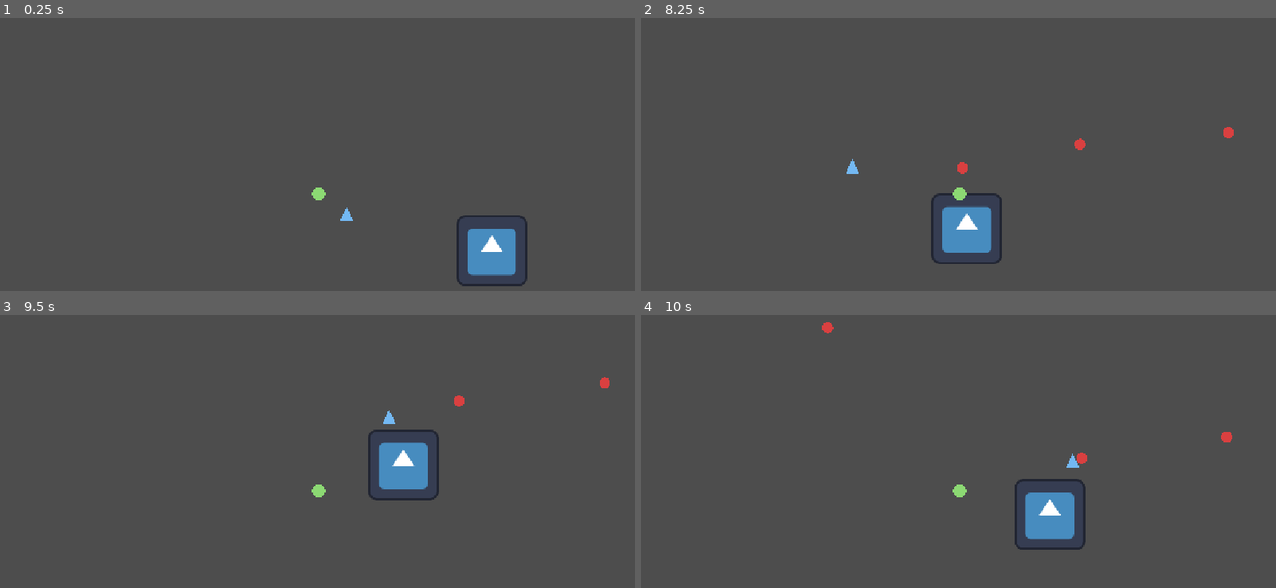
Above: before the commit, frames 1-4 (two rows, left to right).
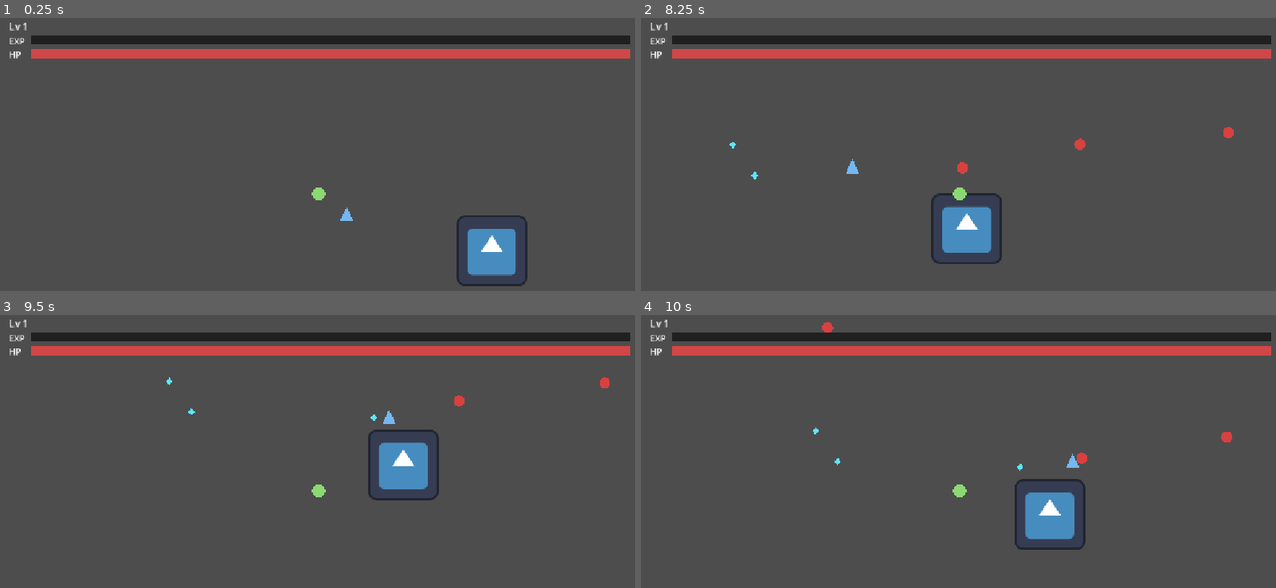
Above: after the commit, the same moments.

Repository: showner0415/necro-sts
Game: Godot game, scene res://main.tscn
The game is run twice, just before and just after one commit, with the same random seed, the same clock (stepped at 60 frames per second) and the same inputs. The engine's default icon, where the game draws it, is replaced by a stand-in: a white triangle on a blue panel in a dark square.
Inputs:
- Up to frame 1 (0.25 s): no input
- Up to frame 2 (8.25 s): tap Enter at 0.5 s; hold D (move_right) 0.53-1.28 s; hold S (move_down) 1.28-2.03 s; hold D (move_right) 2.03-2.78 s; hold W (move_up) 2.78-3.53 s; hold A (move_left) 3.53-5.03 s; hold S (move_down) 5.03-5.78 s; hold D (move_right) 5.78-6.53 s; hold W (move_up) 6.53-7.28 s; hold D (move_right) 7.28-8.03 s; hold S (move_down) from 8.03 s (still down)
- Up to frame 3 (9.5 s): release S (move_down) at 8.78 s; hold A (move_left) from 8.78 s (still down)
- Up to frame 4 (10 s): release A (move_left) at 9.53 s; hold W (move_up) from 9.53 s (still down)

The runs differ from the first frame. In frame 1, 6.4% of the frame differs, in the area x 1-100%, y 1-15%; in frame 2, 6.5%; in frame 3, 6.5%, in the area x 1-100%, y 1-39%; in frame 4, 6.5%.

Commit message:
경험치까지 구현

Diff:
--- a/Enemy/enemy.gd
+++ b/Enemy/enemy.gd
@@ -80,11 +80,20 @@
 		if not is_instance_valid(node) or not node is Node2D:
 			continue
 		var body: Node2D = node as Node2D
+		if _is_downed(body):
+			continue
 		var dist_sq: float = global_position.distance_squared_to(body.global_position)
 		if nearest == null or dist_sq < nearest_dist_sq:
 			nearest = body
 			nearest_dist_sq = dist_sq
 	return nearest
+
+
+func _is_downed(body: Node) -> bool:
+	var current: Variant = body.get("hp")
+	if current == null:
+		return false
+	return float(current) <= 0.0
 
 
 func _apply_contact(target: Node2D, delta: float) -> void:
--- a/Enemy/enemy_spawner.gd
+++ b/Enemy/enemy_spawner.gd
@@ -28,6 +28,9 @@
 	get_tree().current_scene.add_child(enemy)
 	if enemy is Node2D:
 		(enemy as Node2D).global_position = _spawn_position()
+	var dropper: Node = get_tree().get_first_node_in_group("loot_dropper")
+	if dropper != null and dropper.has_method("watch_enemy"):
+		dropper.watch_enemy(enemy)
 
 
 func _spawn_position() -> Vector2:
--- /dev/null
+++ b/experience/experience.gd
@@ -0,0 +1,58 @@
+extends Node
+
+signal level_up(new_level: int)
+signal xp_changed(current: float, required: float, level: int)
+
+@export var base_xp: float = 10.0
+@export var xp_growth: float = 1.5
+@export var xp_multiplier: float = 1.0
+
+var level: int = 1
+var xp: float = 0.0
+
+
+func _ready() -> void:
+	add_to_group("experience")
+
+
+func xp_to_next_level() -> float:
+	var growth: float = maxf(xp_growth, 1.0)
+	var required: float = base_xp * pow(growth, float(level - 1))
+	return maxf(required, 1.0)
+
+
+func add_xp(amount: float) -> void:
+	if amount <= 0.0:
+		return
+	xp += amount * xp_multiplier
+	_apply_level_ups()
+	xp_changed.emit(xp, xp_to_next_level(), level)
+
+
+func fill_to_next_level() -> void:
+	var required: float = xp_to_next_level()
+	if xp < required:
+		xp = required
+	_apply_level_ups()
+	xp_changed.emit(xp, xp_to_next_level(), level)
+
+
+func _unhandled_input(event: InputEvent) -> void:
+	if not event is InputEventKey:
+		return
+	var key: InputEventKey = event as InputEventKey
+	if not key.pressed or key.echo:
+		return
+	if key.keycode != KEY_F1:
+		return
+	fill_to_next_level()
+	get_viewport().set_input_as_handled()
+
+
+func _apply_level_ups() -> void:
+	var required: float = xp_to_next_level()
+	while xp >= required:
+		xp -= required
+		level += 1
+		level_up.emit(level)
+		required = xp_to_next_level()
--- /dev/null
+++ b/hud/hud.gd
@@ -0,0 +1,77 @@
+extends CanvasLayer
+
+var _level_label: Label
+var _xp_bar: ProgressBar
+var _hp_bar: ProgressBar
+
+
+func _ready() -> void:
+	layer = 10
+	var root := Control.new()
+	root.set_anchors_and_offsets_preset(Control.PRESET_FULL_RECT)
+	root.mouse_filter = Control.MOUSE_FILTER_IGNORE
+	add_child(root)
+
+	_level_label = Label.new()
+	_level_label.position = Vector2(16, 8)
+	_level_label.text = "Lv 1"
+	_level_label.mouse_filter = Control.MOUSE_FILTER_IGNORE
+	_level_label.add_theme_font_size_override("font_size", 18)
+	root.add_child(_level_label)
+
+	_xp_bar = _make_bar(root, "EXP", 36.0, Color(0.25, 0.72, 0.95))
+	_hp_bar = _make_bar(root, "HP", 60.0, Color(0.82, 0.28, 0.28))
+
+
+func _process(_delta: float) -> void:
+	var bar_width: float = get_viewport().get_visible_rect().size.x - 68.0
+	_xp_bar.size.x = maxf(bar_width, 40.0)
+	_hp_bar.size.x = maxf(bar_width, 40.0)
+	_refresh_health()
+	_refresh_xp()
+
+
+func _make_bar(parent: Control, title: String, top: float, fill_color: Color) -> ProgressBar:
+	var caption := Label.new()
+	caption.text = title
+	caption.position = Vector2(16, top)
+	caption.mouse_filter = Control.MOUSE_FILTER_IGNORE
+	parent.add_child(caption)
+
+	var bar := ProgressBar.new()
+	bar.min_value = 0.0
+	bar.max_value = 1.0
+	bar.value = 0.0
+	bar.show_percentage = false
+	bar.position = Vector2(56, top + 2.0)
+	bar.size = Vector2(280, 16)
+	bar.mouse_filter = Control.MOUSE_FILTER_IGNORE
+	var background := StyleBoxFlat.new()
+	background.bg_color = Color(0.05, 0.05, 0.05, 0.7)
+	var fill := StyleBoxFlat.new()
+	fill.bg_color = fill_color
+	bar.add_theme_stylebox_override("background", background)
+	bar.add_theme_stylebox_override("fill", fill)
+	parent.add_child(bar)
+	return bar
+
+
+func _refresh_health() -> void:
+	var player: Node = get_tree().get_first_node_in_group("player")
+	if player == null:
+		return
+	var max_hp: float = maxf(float(player.get("max_hp")), 1.0)
+	_hp_bar.max_value = max_hp
+	_hp_bar.value = float(player.get("hp"))
+
+
+func _refresh_xp() -> void:
+	var experience: Node = get_tree().get_first_node_in_group("experience")
+	if experience == null or not experience.has_method("xp_to_next_level"):
+		return
+	var current_level: int = int(experience.get("level"))
+	var current_xp: float = float(experience.get("xp"))
+	var required: float = float(experience.call("xp_to_next_level"))
+	_level_label.text = "Lv %d" % current_level
+	_xp_bar.max_value = required
+	_xp_bar.value = current_xp
--- /dev/null
+++ b/loot/loot_dropper.gd
@@ -0,0 +1,25 @@
+extends Node
+
+@export var xp_gem_scene: PackedScene
+
+
+func _ready() -> void:
+	add_to_group("loot_dropper")
+
+
+func watch_enemy(enemy: Node) -> void:
+	if enemy.has_signal("died") and not enemy.died.is_connected(_on_enemy_died):
+		enemy.died.connect(_on_enemy_died)
+
+
+func _on_enemy_died(drop_position: Vector2) -> void:
+	_spawn_xp_gem(drop_position)
+
+
+func _spawn_xp_gem(drop_position: Vector2) -> void:
+	if xp_gem_scene == null:
+		return
+	var gem: Node = xp_gem_scene.instantiate()
+	get_tree().current_scene.add_child(gem)
+	if gem is Node2D:
+		(gem as Node2D).global_position = drop_position
--- a/main.tscn
+++ b/main.tscn
@@ -5,6 +5,15 @@
 [ext_resource type="Script" uid="uid://bdliqlful7qf8" path="res://Enemy/enemy_spawner.gd" id="3_1bvp3"]
 [ext_resource type="PackedScene" uid="uid://b2disbei4bdj5" path="res://Enemy/enemy.tscn" id="4_lquwl"]
 [ext_resource type="PackedScene" uid="uid://d3ya3xc8f13cu" path="res://undead/undead.tscn" id="5_lquwl"]
+[ext_resource type="Script" uid="uid://ja2yirqdoa02" path="res://experience/experience.gd" id="6_272bh"]
+[ext_resource type="Script" uid="uid://d3o1gucrequct" path="res://hud/hud.gd" id="7_5vw27"]
+[ext_resource type="Script" uid="uid://dou3jo4o7j0xq" path="res://loot/loot_dropper.gd" id="7_kek77"]
+[ext_resource type="PackedScene" uid="uid://c8q0hq4v4hypj" path="res://pickup/xp_gem.tscn" id="8_4c57u"]
+[ext_resource type="Script" uid="uid://cmcvkme3v0hq8" path="res://piece/piece_select.gd" id="10_w48qg"]
+[ext_resource type="Script" uid="uid://ce6cieuisq7l4" path="res://piece/piece_data.gd" id="11_vivmo"]
+[ext_resource type="Resource" path="res://piece/bone_spear.tres" id="12_2cqfq"]
+[ext_resource type="Resource" path="res://piece/flesh_guard.tres" id="13_yaehf"]
+[ext_resource type="Resource" path="res://piece/spirit_blade.tres" id="14_074og"]
 
 [node name="Node2D" type="Node2D" unique_id=2042237424]
 
@@ -21,3 +30,18 @@
 
 [node name="Undead" parent="." unique_id=56811825 instance=ExtResource("5_lquwl")]
 position = Vector2(527, 291)
+
+[node name="experience" type="Node" parent="." unique_id=9922715]
+script = ExtResource("6_272bh")
+
+[node name="LootDropper" type="Node" parent="." unique_id=100313617]
+script = ExtResource("7_kek77")
+xp_gem_scene = ExtResource("8_4c57u")
+
+[node name="CanvasLayer" type="CanvasLayer" parent="." unique_id=449921293]
+script = ExtResource("7_5vw27")
+
+[node name="piece_select" type="CanvasLayer" parent="." unique_id=1461638474]
+script = ExtResource("10_w48qg")
+pieces = Array[ExtResource("11_vivmo")]([ExtResource("12_2cqfq"), ExtResource("13_yaehf"), ExtResource("14_074og")])
+undead_scene = ExtResource("5_lquwl")
--- /dev/null
+++ b/pickup/pickup.gd
@@ -0,0 +1,33 @@
+extends Node2D
+class_name Pickup
+
+@export var attract_radius: float = 90.0
+@export var attract_speed: float = 320.0
+@export var collect_radius: float = 18.0
+
+var _player: Node2D = null
+var _attracted: bool = false
+
+
+func _physics_process(delta: float) -> void:
+	if not is_instance_valid(_player):
+		var found: Node = get_tree().get_first_node_in_group("player")
+		_player = found as Node2D
+	if _player == null:
+		return
+	var offset: Vector2 = _player.global_position - global_position
+	var dist_sq: float = offset.length_squared()
+	if dist_sq <= attract_radius * attract_radius:
+		_attracted = true
+	if not _attracted:
+		return
+	if dist_sq <= collect_radius * collect_radius:
+		_collect()
+		queue_free()
+		return
+	if dist_sq > 0.001:
+		global_position += offset.normalized() * attract_speed * delta
+
+
+func _collect() -> void:
+	pass
--- /dev/null
+++ b/pickup/xp_gem.gd
@@ -0,0 +1,18 @@
+extends Pickup
+
+@export var xp_value: float = 1.0
+
+
+func _collect() -> void:
+	var experience: Node = get_tree().get_first_node_in_group("experience")
+	if experience != null and experience.has_method("add_xp"):
+		experience.add_xp(xp_value)
+
+
+func _draw() -> void:
+	draw_colored_polygon(PackedVector2Array([
+		Vector2(0, -7),
+		Vector2(6, 0),
+		Vector2(0, 7),
+		Vector2(-6, 0),
+	]), Color(0.35, 0.9, 1.0))
--- /dev/null
+++ b/pickup/xp_gem.tscn
@@ -0,0 +1,6 @@
+[gd_scene format=3 uid="uid://c8q0hq4v4hypj"]
+
+[ext_resource type="Script" uid="uid://cevhitnmwly2n" path="res://pickup/xp_gem.gd" id="1_71npi"]
+
+[node name="xp_gem" type="Node2D" unique_id=1971129524]
+script = ExtResource("1_71npi")
--- /dev/null
+++ b/piece/bone_spear.tres
@@ -0,0 +1,15 @@
+[gd_resource type="Resource" script_class="PieceData" load_steps=2 format=3]
+
+[ext_resource type="Script" path="res://piece/piece_data.gd" id="1_data"]
+
+[resource]
+script = ExtResource("1_data")
+id = "bone_spear"
+piece_name = "뼈 창병"
+family = "뼈"
+cells = Array[Vector2i]([Vector2i(0, 0), Vector2i(1, 0), Vector2i(2, 0)])
+max_hp = 45.0
+attack_damage = 28.0
+attack_cooldown = 0.85
+respawn_time = 11.0
+color = Color(0.93, 0.88, 0.7, 1)
--- /dev/null
+++ b/piece/flesh_guard.tres
@@ -0,0 +1,15 @@
+[gd_resource type="Resource" script_class="PieceData" load_steps=2 format=3]
+
+[ext_resource type="Script" path="res://piece/piece_data.gd" id="1_data"]
+
+[resource]
+script = ExtResource("1_data")
+id = "flesh_guard"
+piece_name = "살점 수호"
+family = "살점"
+cells = Array[Vector2i]([Vector2i(0, 0), Vector2i(1, 0), Vector2i(0, 1), Vector2i(1, 1)])
+max_hp = 160.0
+attack_damage = 9.0
+attack_cooldown = 0.5
+respawn_time = 14.0
+color = Color(0.78, 0.26, 0.3, 1)
--- /dev/null
+++ b/piece/piece_data.gd
@@ -0,0 +1,12 @@
+extends Resource
+class_name PieceData
+
+@export var id: String = ""
+@export var piece_name: String = ""
+@export var family: String = ""
+@export var cells: Array[Vector2i] = []
+@export var max_hp: float = 80.0
+@export var attack_damage: float = 15.0
+@export var attack_cooldown: float = 0.45
+@export var respawn_time: float = 8.0
+@export var color: Color = Color(0.45, 0.72, 0.95, 1.0)
--- /dev/null
+++ b/piece/piece_select.gd
@@ -0,0 +1,194 @@
+extends CanvasLayer
+
+@export var pieces: Array[PieceData] = []
+@export var undead_scene: PackedScene
+
+var _pending: int = 0
+var _open: bool = false
+var _remaining_label: Label
+var _card_row: HBoxContainer
+var _font: Font
+
+
+func _ready() -> void:
+	process_mode = Node.PROCESS_MODE_ALWAYS
+	layer = 20
+	var system_font := SystemFont.new()
+	system_font.font_names = PackedStringArray(["Malgun Gothic", "맑은 고딕"])
+	_font = system_font
+	_build_ui()
+	hide()
+	call_deferred("_bind_experience")
+
+
+func _bind_experience() -> void:
+	var experience: Node = get_tree().get_first_node_in_group("experience")
+	if experience == null or not experience.has_signal("level_up"):
+		return
+	if not experience.level_up.is_connected(_on_level_up):
+		experience.level_up.connect(_on_level_up)
+
+
+func _on_level_up(_new_level: int) -> void:
+	if pieces.is_empty() or undead_scene == null:
+		return
+	_pending += 1
+	if _open:
+		_refresh_remaining()
+		return
+	_show_choice()
+
+
+func _show_choice() -> void:
+	_open = true
+	_fill_cards()
+	_refresh_remaining()
+	show()
+	get_tree().paused = true
+
+
+func _refresh_remaining() -> void:
+	_remaining_label.text = "남은 선택 %d" % _pending
+
+
+func _on_piece_pressed(piece: PieceData) -> void:
+	summon_piece(piece)
+	_pending -= 1
+	if _pending > 0:
+		_fill_cards()
+		_refresh_remaining()
+		return
+	_open = false
+	hide()
+	get_tree().paused = false
+
+
+func summon_piece(piece: PieceData) -> void:
+	if piece == null or undead_scene == null:
+		return
+	var undead: Node = undead_scene.instantiate()
+	get_tree().current_scene.add_child(undead)
+	if undead is Node2D:
+		(undead as Node2D).global_position = _summon_position()
+	if undead.has_method("apply_piece"):
+		undead.apply_piece(piece)
+
+
+func _summon_position() -> Vector2:
+	var origin := Vector2.ZERO
+	var player: Node = get_tree().get_first_node_in_group("player")
+	if player is Node2D:
+		origin = (player as Node2D).global_position
+	var count: int = get_tree().get_nodes_in_group("undead").size()
+	return origin + Vector2.from_angle(float(count) * TAU / 6.0) * 72.0
+
+
+func _build_ui() -> void:
+	var root := Control.new()
+	root.set_anchors_and_offsets_preset(Control.PRESET_FULL_RECT)
+	root.mouse_filter = Control.MOUSE_FILTER_IGNORE
+	add_child(root)
+
+	var dim := ColorRect.new()
+	dim.set_anchors_and_offsets_preset(Control.PRESET_FULL_RECT)
+	dim.color = Color(0, 0, 0, 0.55)
+	dim.mouse_filter = Control.MOUSE_FILTER_STOP
+	root.add_child(dim)
+
+	var center := CenterContainer.new()
+	center.set_anchors_and_offsets_preset(Control.PRESET_FULL_RECT)
+	center.mouse_filter = Control.MOUSE_FILTER_IGNORE
+	root.add_child(center)
+
+	var column := VBoxContainer.new()
+	column.add_theme_constant_override("separation", 12)
+	column.alignment = BoxContainer.ALIGNMENT_CENTER
+	center.add_child(column)
+
+	var title := Label.new()
+	title.text = "기물 선택"
+	title.horizontal_alignment = HORIZONTAL_ALIGNMENT_CENTER
+	_apply_font(title)
+	column.add_child(title)
+
+	_remaining_label = Label.new()
+	_remaining_label.horizontal_alignment = HORIZONTAL_ALIGNMENT_CENTER
+	_apply_font(_remaining_label)
+	column.add_child(_remaining_label)
+
+	_card_row = HBoxContainer.new()
+	_card_row.add_theme_constant_override("separation", 16)
+	_card_row.alignment = BoxContainer.ALIGNMENT_CENTER
+	column.add_child(_card_row)
+
+
+func _fill_cards() -> void:
+	for child: Node in _card_row.get_children():
+		_card_row.remove_child(child)
+		child.queue_free()
+	for piece: PieceData in _pick_pieces():
+		_card_row.add_child(_make_card(piece))
+
+
+func _pick_pieces() -> Array[PieceData]:
+	var pool: Array[PieceData] = []
+	for piece: PieceData in pieces:
+		if piece == null or pool.has(piece):
+			continue
+		pool.append(piece)
+	var offer: Array[PieceData] = []
+	var count: int = mini(pool.size(), 3)
+	for _i: int in count:
+		var index: int = randi() % pool.size()
+		offer.append(pool[index])
+		pool.remove_at(index)
+	return offer
+
+
+func _make_card(piece: PieceData) -> Button:
+	var button := Button.new()
+	button.custom_minimum_size = Vector2(210, 300)
+	button.alignment = HORIZONTAL_ALIGNMENT_CENTER
+	button.text = "%s\n%s\n체력 %.0f\n공격 %.0f\n쿨타임 %.2f초\n부활 %.0f초" % [
+		piece.piece_name,
+		piece.family,
+		piece.max_hp,
+		piece.attack_damage,
+		piece.attack_cooldown,
+		piece.respawn_time,
+	]
+	button.add_theme_color_override("font_color", piece.color)
+	button.add_theme_font_size_override("font_size", 18)
+	_apply_font(button)
+	button.pressed.connect(_on_piece_pressed.bind(piece))
+
+	var shape := _make_shape(piece)
+	shape.position = Vector2(69, 168)
+	shape.mouse_filter = Control.MOUSE_FILTER_IGNORE
+	button.add_child(shape)
+	return button
+
+
+func _make_shape(piece: PieceData) -> Control:
+	var preview := Control.new()
+	preview.custom_minimum_size = Vector2(72, 72)
+	preview.mouse_filter = Control.MOUSE_FILTER_IGNORE
+	if piece.cells.is_empty():
+		return preview
+	var min_cell := piece.cells[0]
+	for cell: Vector2i in piece.cells:
+		min_cell.x = mini(min_cell.x, cell.x)
+		min_cell.y = mini(min_cell.y, cell.y)
+	var cell_size := 18
+	for cell: Vector2i in piece.cells:
+		var block := ColorRect.new()
+		block.color = piece.color
+		block.mouse_filter = Control.MOUSE_FILTER_IGNORE
+		block.position = Vector2(cell - min_cell) * float(cell_size + 2)
+		block.size = Vector2(cell_size, cell_size)
+		preview.add_child(block)
+	return preview
+
+
+func _apply_font(control: Control) -> void:
+	control.add_theme_font_override("font", _font)
--- /dev/null
+++ b/piece/spirit_blade.tres
@@ -0,0 +1,15 @@
+[gd_resource type="Resource" script_class="PieceData" load_steps=2 format=3]
+
+[ext_resource type="Script" path="res://piece/piece_data.gd" id="1_data"]
+
+[resource]
+script = ExtResource("1_data")
+id = "spirit_blade"
+piece_name = "혼령 칼날"
+family = "혼령"
+cells = Array[Vector2i]([Vector2i(0, 0), Vector2i(0, 1), Vector2i(1, 1)])
+max_hp = 75.0
+attack_damage = 14.0
+attack_cooldown = 0.28
+respawn_time = 5.0
+color = Color(0.55, 0.38, 0.95, 1)
--- a/undead/undead.gd
+++ b/undead/undead.gd
@@ -2,6 +2,7 @@
 
 @export var speed: float = 260.0
 @export var max_hp: float = 80.0
+@export var respawn_time: float = 8.0
 @export var follow_distance: float = 64.0
 @export var leash_radius: float = 300.0
 @export var attack_range: float = 28.0
@@ -9,9 +10,12 @@
 @export var attack_cooldown: float = 0.45
 
 var hp: float = 0.0
+var body_color: Color = Color(0.45, 0.72, 0.95, 1.0)
 
 var _player: Node2D = null
 var _attack_timer: float = 0.0
+var _respawn_timer: float = 0.0
+var _returning: bool = false
 
 
 func _ready() -> void:
@@ -22,6 +26,11 @@
 
 
 func _physics_process(delta: float) -> void:
+	if hp <= 0.0:
+		_respawn_timer -= delta
+		if _respawn_timer <= 0.0:
+			hp = max_hp
+			queue_redraw()
 	if _attack_timer > 0.0:
 		_attack_timer = maxf(_attack_timer - delta, 0.0)
 	if not is_instance_valid(_player):
@@ -31,7 +40,17 @@
 		move_and_slide()
 		return
 
-	if global_position.distance_squared_to(_player.global_position) > leash_radius * leash_radius:
+	if hp <= 0.0:
+		_move_toward(_player.global_position, follow_distance)
+		move_and_slide()
+		return
+
+	var player_dist_sq: float = global_position.distance_squared_to(_player.global_position)
+	if player_dist_sq > leash_radius * leash_radius:
+		_returning = true
+	elif player_dist_sq <= follow_distance * follow_distance:
+		_returning = false
+	if _returning:
 		_move_toward(_player.global_position, follow_distance)
 		move_and_slide()
 		return
@@ -47,16 +66,37 @@
 	move_and_slide()
 
 
+func apply_piece(piece: PieceData) -> void:
+	if piece == null:
+		return
+	max_hp = piece.max_hp
+	hp = max_hp
+	attack_damage = piece.attack_damage
+	attack_cooldown = piece.attack_cooldown
+	respawn_time = piece.respawn_time
+	body_color = piece.color
+	body_color.a = 1.0
+	queue_redraw()
+
+
 func take_damage(amount: float) -> void:
+	if hp <= 0.0:
+		return
 	hp = maxf(hp - amount, 0.0)
+	if hp <= 0.0:
+		_respawn_timer = respawn_time
+		queue_redraw()
 
 
 func _draw() -> void:
+	var color := body_color
+	if hp <= 0.0:
+		color.a = 0.35
 	draw_colored_polygon(PackedVector2Array([
 		Vector2(0, -14),
 		Vector2(12, 12),
 		Vector2(-12, 12),
-	]), Color(0.45, 0.72, 0.95))
+	]), color)
 
 
 func _acquire_player() -> void:
Not shown, added: experience/experience.gd.uid
Not shown, added: hud/hud.gd.uid
Not shown, added: loot/loot_dropper.gd.uid
Not shown, added: pickup/pickup.gd.uid
Not shown, added: pickup/xp_gem.gd.uid
Not shown, added: piece/piece_data.gd.uid
Not shown, added: piece/piece_select.gd.uid
Not shown, changed: .cursor/rules/project-context.mdc
